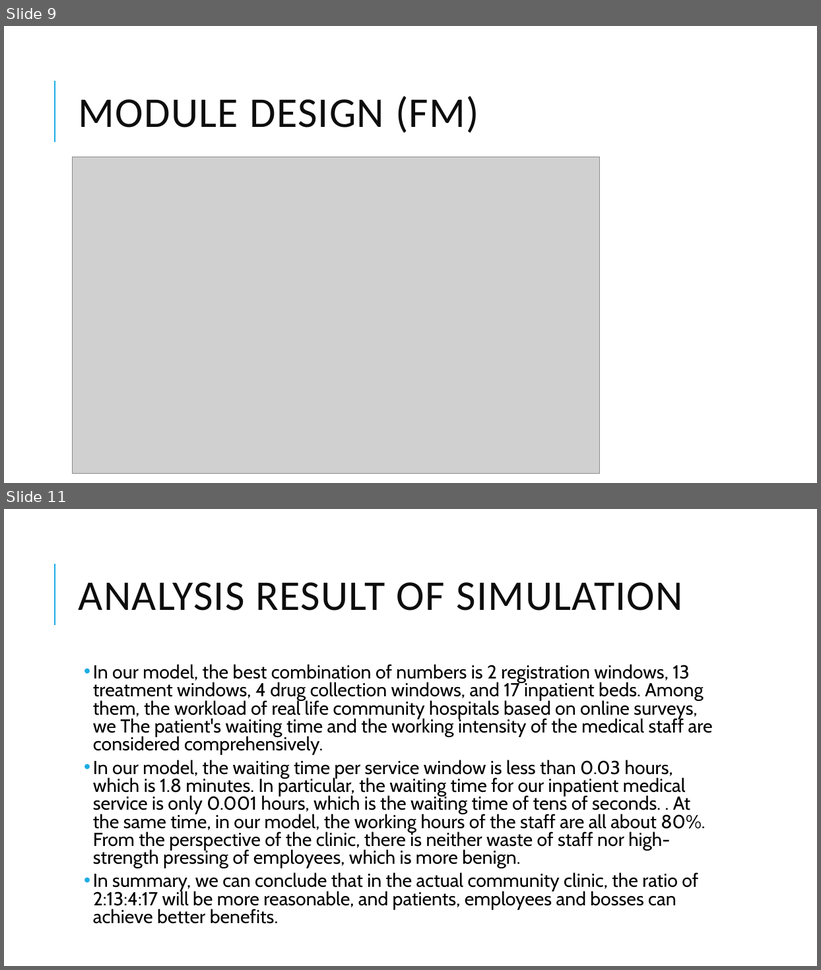
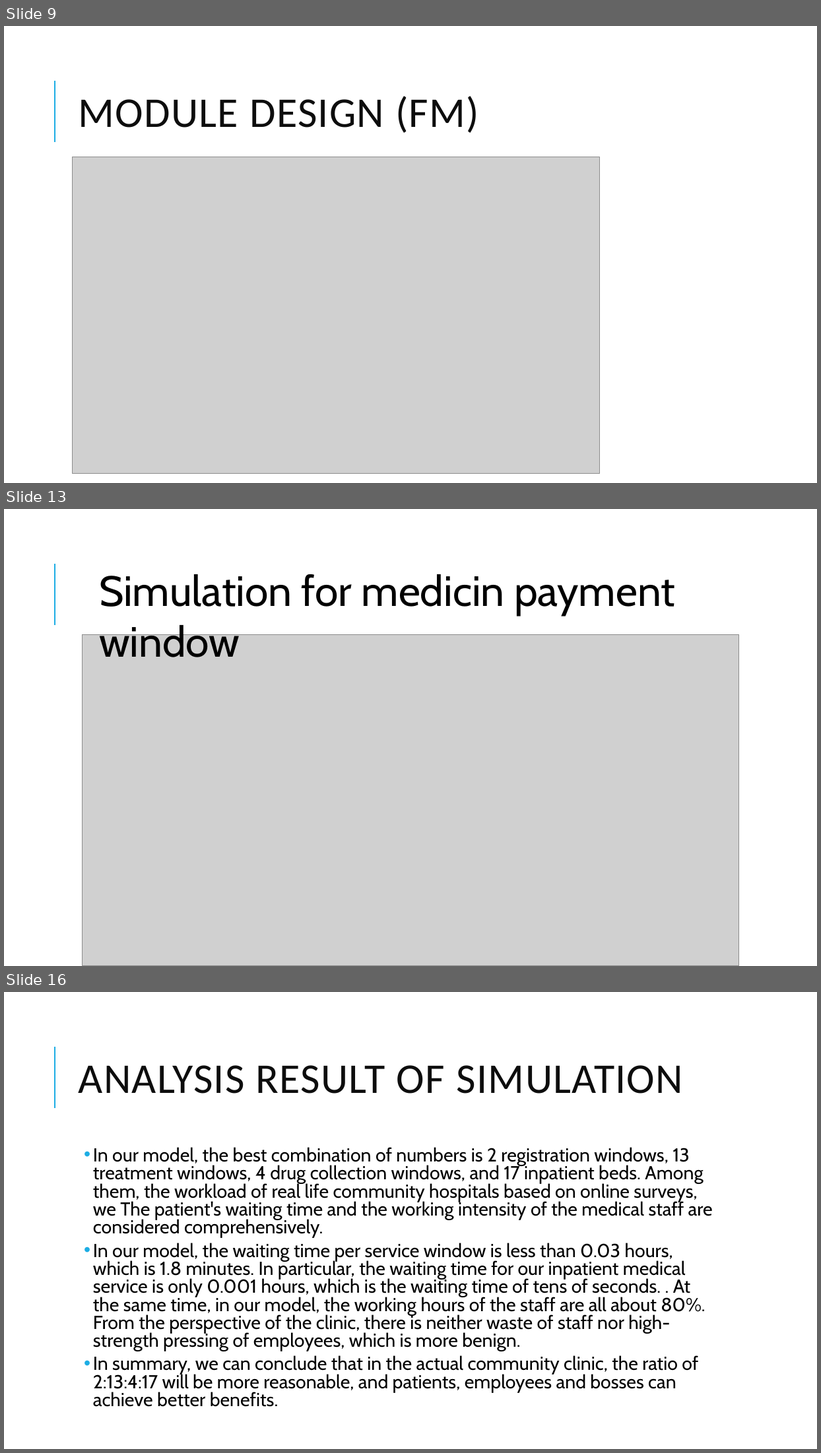
Before and after one commit to Knowden/module-simulation, a slide deck: presentation.pptx. Shown one above the other, each under a label of ours: slides 9 and 11 before the commit, slides 9, 13 and 16 after it; the slides between them are not shown. The pictures are 821x970 and 821x1453 pixels, drawn with LibreOffice and Linux fonts; fonts in the diff are those of the drawing; grey boxes stand for pictures. Boxes give left, top, right and bottom in pixels: in the first picture for what was removed or moved away, otherwise in the second. Text is boxed around its words. In the diff, an @@ line names an element or a change of style, - is before the commit and + after.

```diff
--- a/presentation.pptx
+++ b/presentation.pptx
@@ slide 13 added at [4,509,817,966], background #FFFFFF; not listed: 1 template element that a slide beside it also shows @@
@@ text added at [99,574,675,657], 50 pt, text #000000 @@
+Simulation for medicin payment window
@@ picture added at [83,634,739,966] @@
@@ what was slide 11 is now slide 16 @@
```
Also in this commit, not shown: 5 other slides added, 15 other files.
